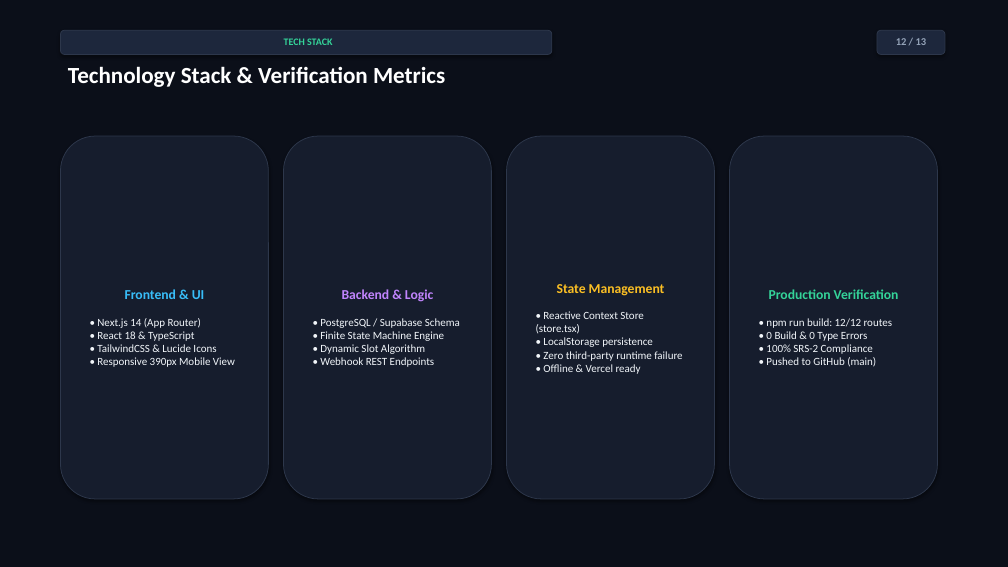
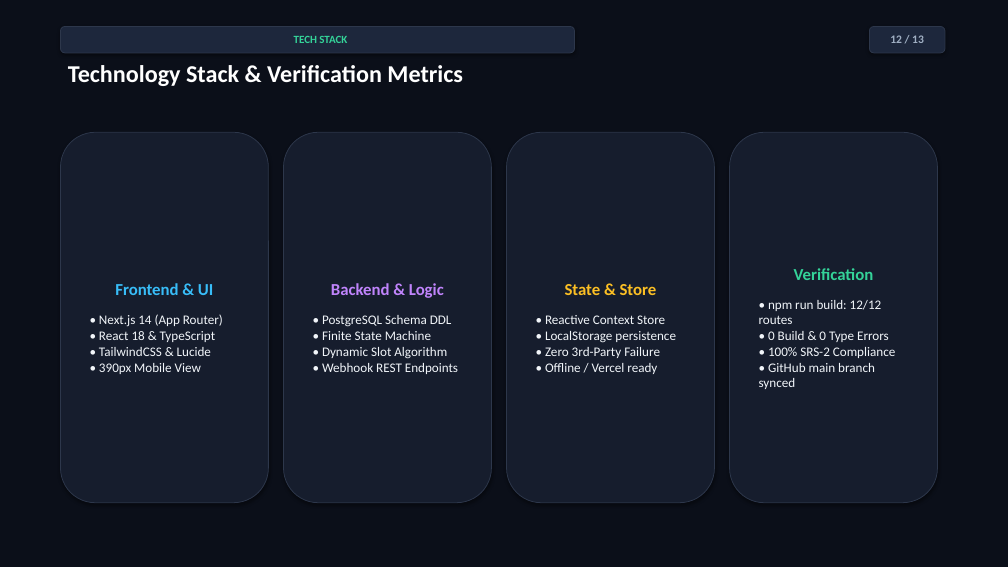
Before and after one commit to WarRinOP/operations-scheduling-platform, a slide deck: slide 12 of docs/presentation_slides.pptx. Drawn at 1008x567 pixels with LibreOffice and Linux fonts; fonts in the diff are those of the drawing. Boxes give left, top, right and bottom in pixels: in the first picture for what was removed or moved away, otherwise in the second. Text is boxed around its words. In the diff, an @@ line names an element or a change of style, - is before the commit and + after.

```diff
--- a/docs/presentation_slides.pptx
+++ b/docs/presentation_slides.pptx
@@ rounded rectangle "TECH STACK": place and size @@
-rounded rectangle "TECH STACK" at bbox=[60, 30, 552, 54]
+rounded rectangle "TECH STACK" at bbox=[60, 26, 575, 53]
@@ rounded rectangle "TECH STACK" at bbox=[60, 26, 575, 53]: size 9.5 to 10.5 pt @@
@@ rounded rectangle "12 / 13": place and size @@
-rounded rectangle "12 / 13" at bbox=[877, 30, 945, 54]
+rounded rectangle "12 / 13" at bbox=[870, 26, 945, 53]
@@ rounded rectangle "12 / 13" at bbox=[870, 26, 945, 53]: size 10 to 11 pt, text colour #94A3B8 to #A0AFC3 @@
@@ text "Technology Stack & Verification Metrics" at bbox=[68, 65, 463, 86]: size 22 to 23 pt @@
@@ rounded rectangle "Frontend & UI": place and size @@
-rounded rectangle "Frontend & UI" at bbox=[60, 136, 268, 499]
+rounded rectangle "Frontend & UI" at bbox=[60, 132, 268, 503]
@@ rounded rectangle "Backend & Logic": place and size @@
-rounded rectangle "Backend & Logic" at bbox=[284, 136, 492, 499]
+rounded rectangle "Backend & Logic" at bbox=[284, 132, 492, 503]
@@ rounded rectangle "State & Store": place and size @@
-rounded rectangle "State & Store" at bbox=[507, 136, 715, 499]
+rounded rectangle "State & Store" at bbox=[507, 132, 715, 503]
@@ rounded rectangle "Verification": place and size @@
-rounded rectangle "Verification" at bbox=[730, 136, 938, 499]
+rounded rectangle "Verification" at bbox=[730, 132, 938, 503]
@@ text in rounded rectangle at bbox=[759, 268, 895, 389]: text changed; size 10.5 to 12.5 pt @@
-Production Verification
-• npm run build: 12/12 routes
-• 0 Build & 0 Type Errors
-• 100% SRS-2 Compliance
-• Pushed to GitHub (main)
+Verification
+• npm run build: 12/12 routes
+• 0 Build & 0 Type Errors
+• 100% SRS-2 Compliance
+• GitHub main branch synced
@@ text in rounded rectangle at bbox=[115, 283, 213, 295]: size 13 to 16 pt in "Frontend & UI" @@
@@ text in rounded rectangle at bbox=[331, 283, 444, 298]: size 13 to 16 pt in "Backend & Logic" @@
@@ text in rounded rectangle at bbox=[545, 284, 676, 374]: text changed; size 10.5 to 12.5 pt @@
-State Management
-• Reactive Context Store (store.tsx)
-• LocalStorage persistence
-• Zero third-party runtime failure
-• Offline & Vercel ready
+State & Store
+• Reactive Context Store
+• LocalStorage persistence
+• Zero 3rd-Party Failure
+• Offline / Vercel ready
@@ text in rounded rectangle at bbox=[99, 314, 223, 374]: text changed; size 10.5 to 12.5 pt @@
-• Next.js 14 (App Router)
-• React 18 & TypeScript
-• TailwindCSS & Lucide Icons
-• Responsive 390px Mobile View
+• Next.js 14 (App Router)
+• React 18 & TypeScript
+• TailwindCSS & Lucide
+• 390px Mobile View
@@ text in rounded rectangle at bbox=[322, 315, 458, 374]: text changed; size 10.5 to 12.5 pt @@
-• PostgreSQL / Supabase Schema
-• Finite State Machine Engine
-• Dynamic Slot Algorithm
-• Webhook REST Endpoints
+• PostgreSQL Schema DDL
+• Finite State Machine
+• Dynamic Slot Algorithm
+• Webhook REST Endpoints
```
Also in this commit, not shown: 12 other slides changed, 1 other file.
